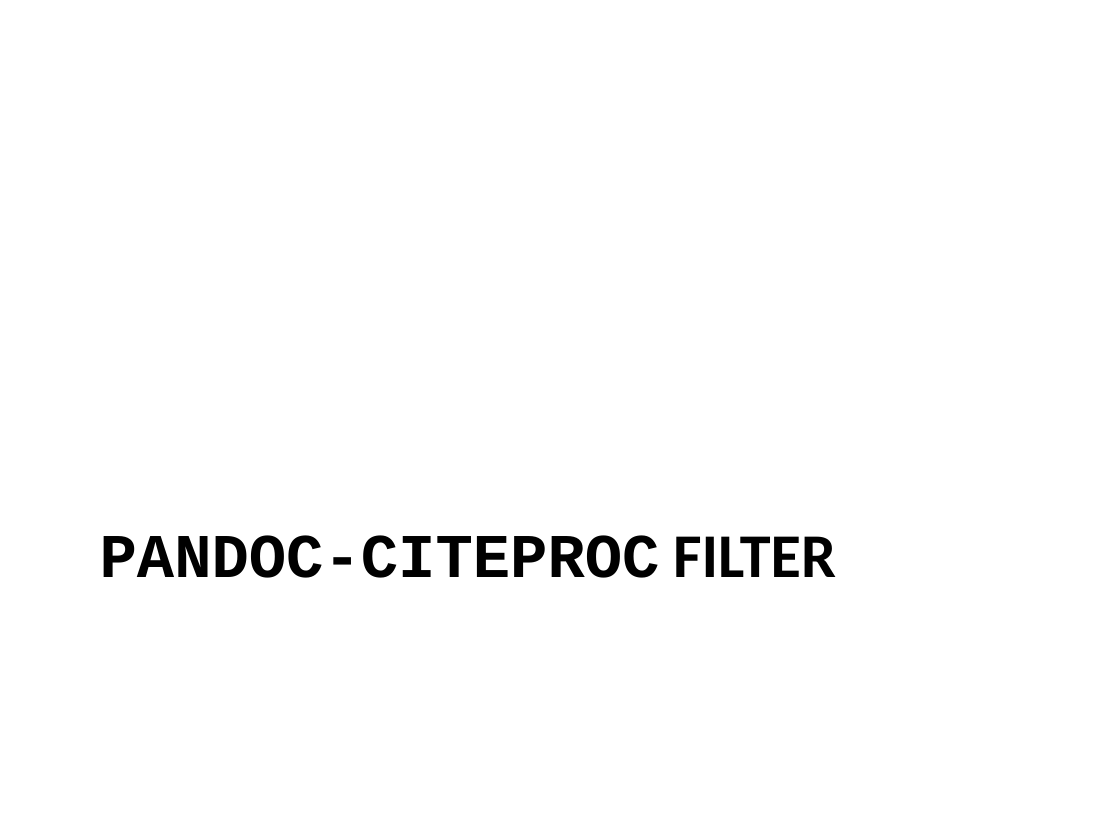
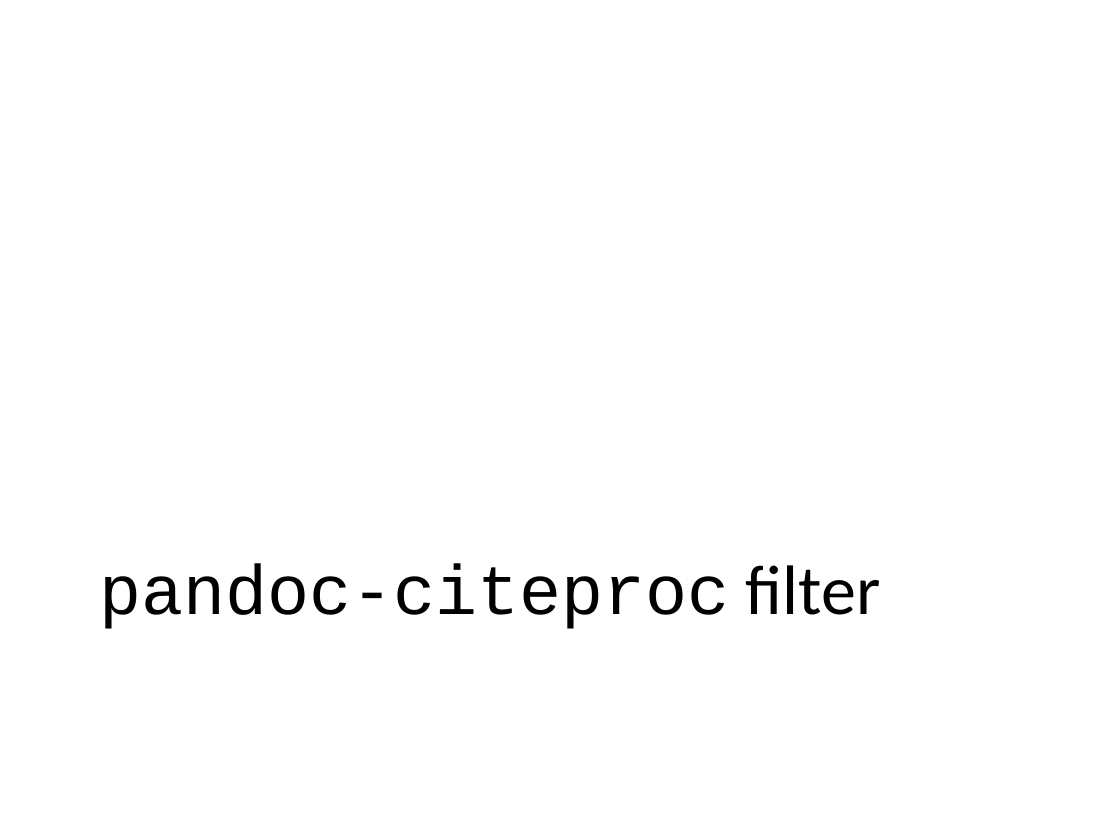
Before and after one commit to luk036/luk036.github.io, a slide deck: slide 25 of markdown/intro.pptx. Drawn at 1120x840 pixels with LibreOffice and Linux fonts; fonts in the diff are those of the drawing. Boxes give left, top, right and bottom in pixels: in the first picture for what was removed or moved away, otherwise in the second. Text is boxed around its words. In the diff, an @@ line names an element or a change of style, - is before the commit and + after.

```diff
--- a/markdown/intro.pptx
+++ b/markdown/intro.pptx
@@ title "pandoc-citeproc filter" at (100,563,881,629): vertical alignment top to bottom @@
@@ title at (100,563,881,629): text changed; size 40 to 45 pt; bold off @@
-PANDOC-CITEPROC FILTER
+pandoc-citeproc filter
```
Also in this commit, not shown: 27 other slides changed.
